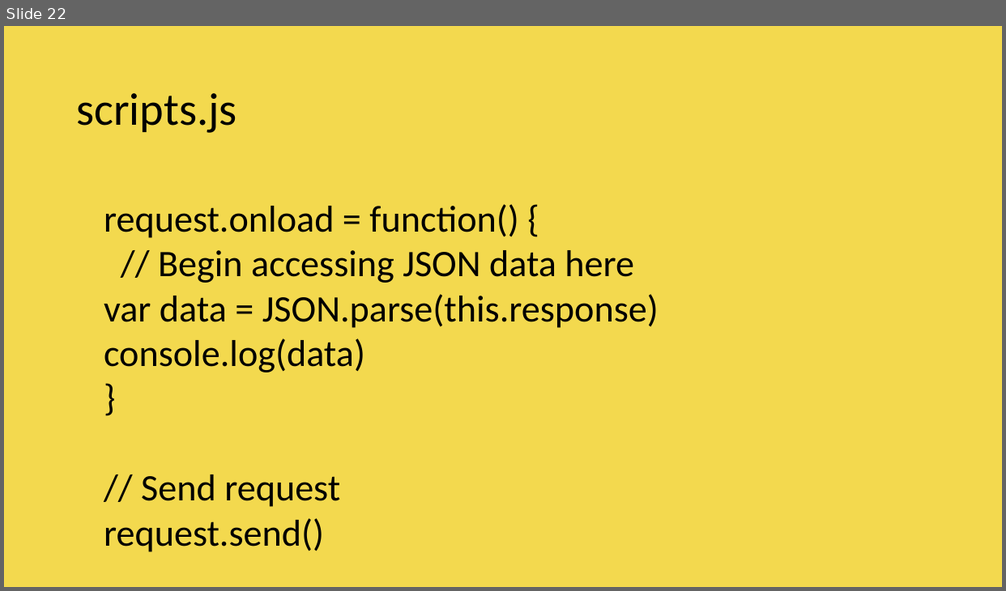
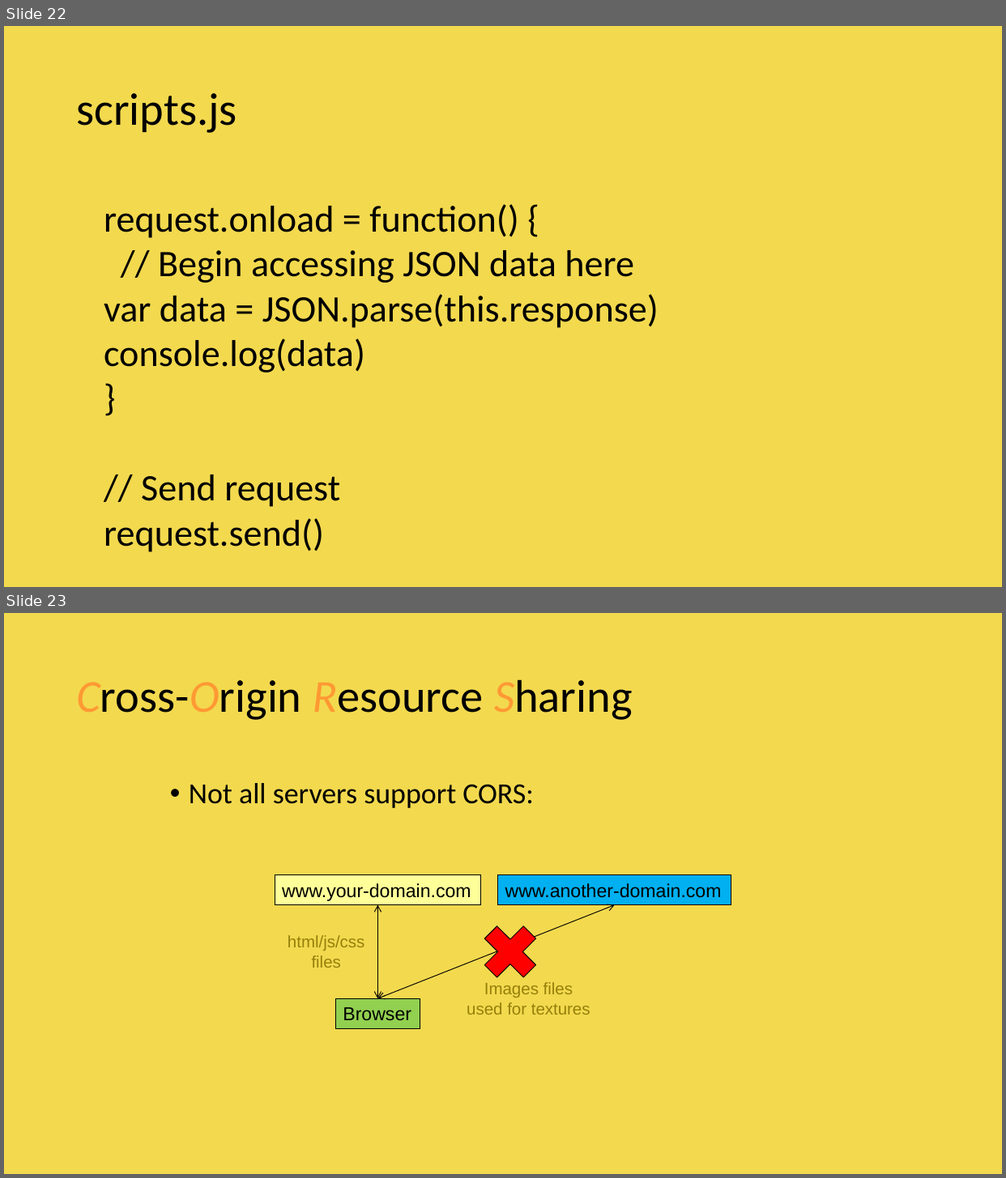
Before and after one commit to vishwanantha/javascript-101, a slide deck: ppt/001 - DataTypes.pptx. Shown one above the other, each under a label of ours: slide 22 before the commit, slides 22 and 23 after it. The pictures are 1006x591 and 1006x1178 pixels, drawn with LibreOffice and Linux fonts; fonts in the diff are those of the drawing; background and template pictures are left out. Boxes give left, top, right and bottom in pixels: in the first picture for what was removed or moved away, otherwise in the second. Text is boxed around its words. In the diff, an @@ line names an element or a change of style, - is before the commit and + after.

```diff
--- a/ppt/001 - DataTypes.pptx
+++ b/ppt/001 - DataTypes.pptx
@@ slide 23 added at box(4, 613, 1002, 1174), background picture (left out) @@
@@ title added at box(76, 679, 633, 720), 44 pt, text #000000 @@
+Cross-Origin Resource Sharing
@@ text added at box(189, 783, 534, 808), 28 pt, text #000000 @@
+• Not all servers support CORS:
@@ group added at box(275, 875, 731, 1029): 3 rectangles, 2 double arrows, 2 texts, 1 cross @@
+Browser
+www.your-domain.com
+www.another-domain.com
+html/js/css
+files
+Images files
+used for textures
```
Also in this commit, not shown: 1 slide changed, 2 other slides added, 1 slide removed, 1 other file.
